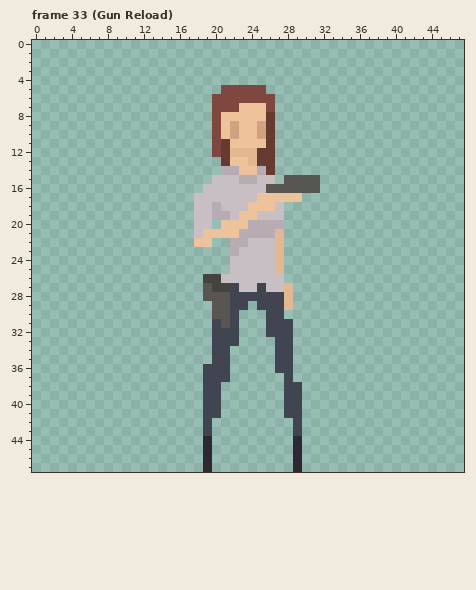
Two versions of one pixel-art file, Sprites/player_weapons.ase. That is the earlier state.
48x48 pixels, 52 frames. Colours within 5 levels of each other are drawn and written as one. Shown: frame 33 (Gun Reload). The commit also changed other frames, which this record leaves out.
The result:
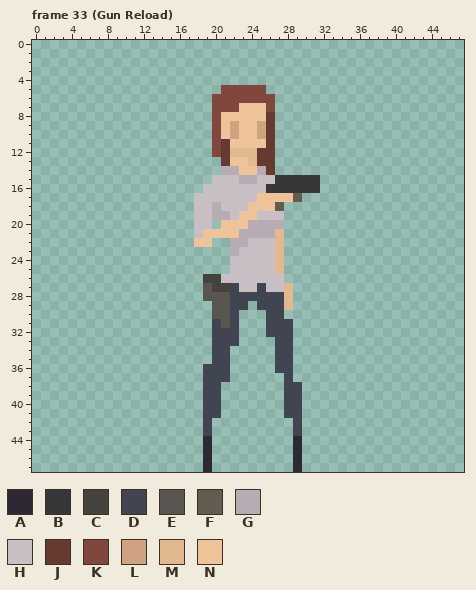
Palette (. is transparent): A #2d2833  B #373739  C #454340  D #404551  E #595652  F #625b4f  G #b7acb3  H #c8bfc5  J #663931  K #7f473d  L #cfa381  M #e2b891  N #eec39a
From old to new:
Frame 33 (Gun Reload):
The edit adds colour B in row 15 at x 27.
Colour E gives way to colour B in row 15 at x 28 to 31; in row 16 at x 26 to 31.
Colour H gives way to colour F in row 18 at x 27.
Colour N gives way to colour F in row 17 at x 29.
Where, in picture pixels (left, top, right, bottom), the same in both pictures:
changed: (266, 175, 320, 211)
